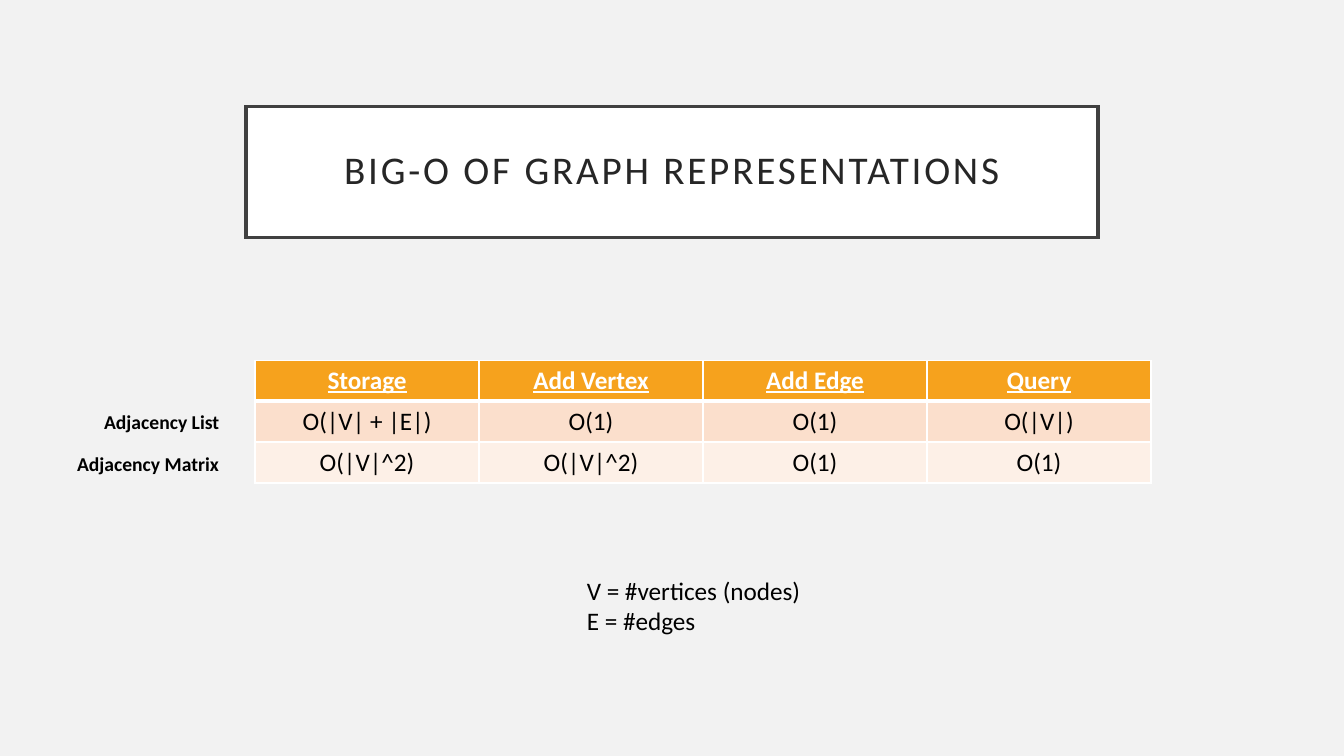
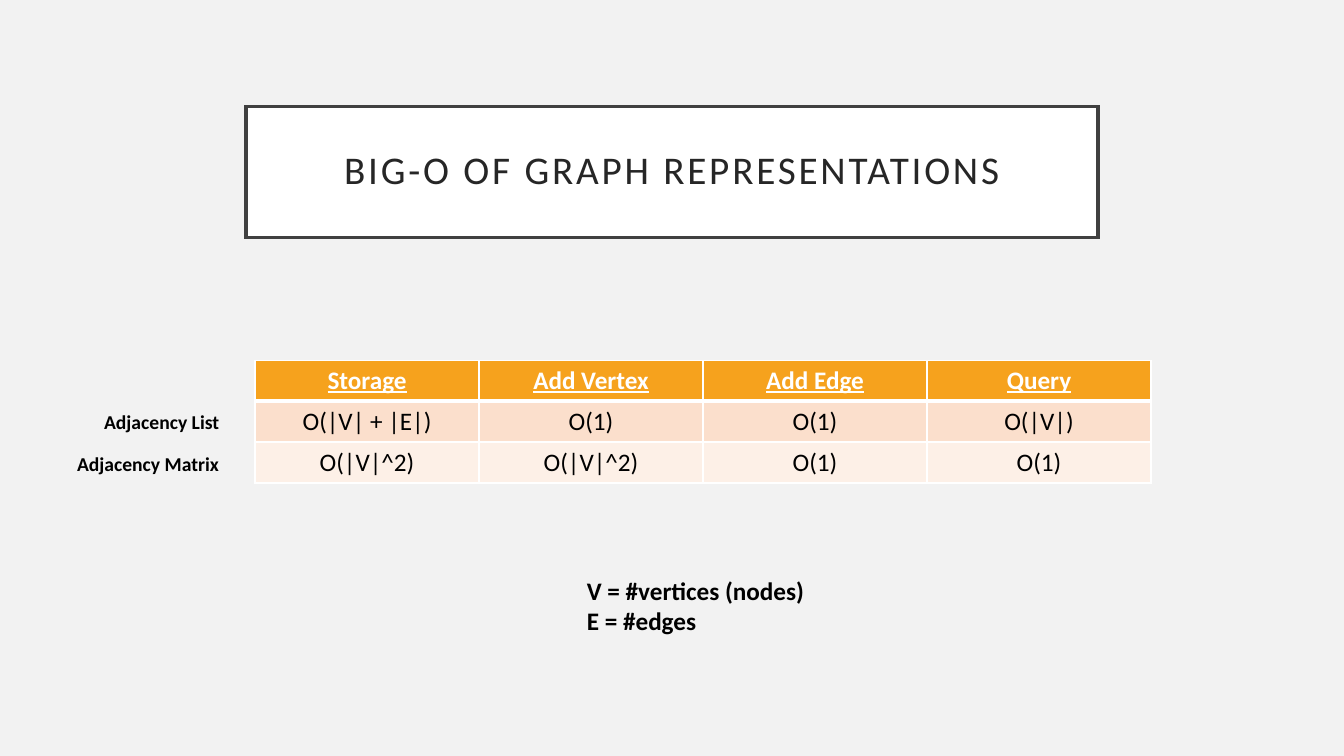
Before and after one commit to sidthekid134/coda-algo-club, a slide deck: slide 25 of Fifth Meeting - Graphs and Trees - 09-27-2017/graphs-and-trees.pptx (slide 24 before the commit). Drawn at 1344x756 pixels with LibreOffice and Linux fonts; fonts in the diff are those of the drawing. Boxes give left, top, right and bottom in pixels: in the first picture for what was removed or moved away, otherwise in the second. Text is boxed around its words. In the diff, an @@ line names an element or a change of style, - is before the commit and + after.

Commit message:
made minor corrections to graphs and trees ppt

```diff
--- a/Fifth Meeting - Graphs and Trees - 09-27-2017/graphs-and-trees.pptx
+++ b/Fifth Meeting - Graphs and Trees - 09-27-2017/graphs-and-trees.pptx
@@ text "V = #vertices (nodes)" at [587, 581, 804, 635]: bold on @@
```
Also in this commit, not shown: 4 other slides changed, 1 slide added.
